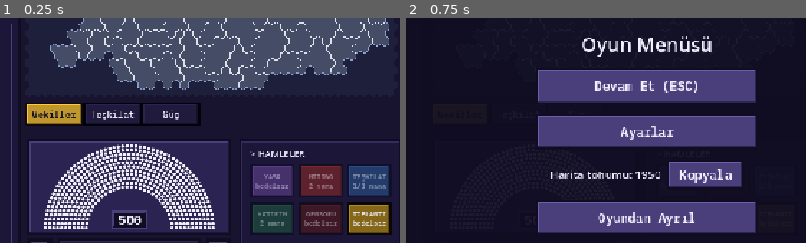
Above: before the commit, frames 1-2 (left to right).
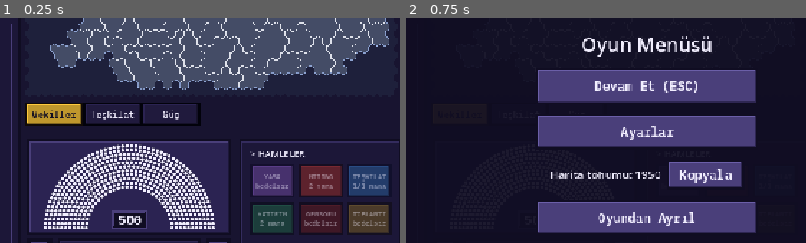
Above: after the commit, the same moments.

Repository: TriQue06/siyaset_oyunu_test_experimental
Game: Godot game, scene res://scenes/GameScreen.tscn
The game is run twice, just before and just after one commit, with the same random seed, the same clock (stepped at 60 frames per second) and the same inputs. This scene is started directly instead of the project's main scene. Sound files missing from this copy of the repository are replaced by a short silence.
Inputs:
- Up to frame 1 (0.25 s): no input
- Up to frame 2 (0.75 s): click "Menü" at 0.5 s
The pictures show only the part of the screen within x 20-70%, y 22-72%; the shares and areas given below are measured in that part.

The runs differ from the first frame. In frame 1, 1.7% of the frame differs, in the area x 86-98%, y 81-97%; in frame 2, less than 0.1%.

Commit message:
Sürüm 0.0.107: TOPLANTI düğmesi sıra sendeyken açık, konuşunca söner
Co-Authored-By: Claude Opus 5.5 <noreply@anthropic.com>

Diff:
--- a/siyaset-oyunu/project.godot
+++ b/siyaset-oyunu/project.godot
@@ -11,7 +11,7 @@
 [application]
 
 config/name="Siyaset Oyunu"
-config/version="0.0.106"
+config/version="0.0.107"
 run/main_scene="res://scenes/Lobby.tscn"
 config/quit_on_go_back=false
 config/features=PackedStringArray("4.7", "Forward Plus")
--- a/siyaset-oyunu/scripts/game_screen.gd
+++ b/siyaset-oyunu/scripts/game_screen.gd
@@ -2308,7 +2308,7 @@
 	_invest_button.pressed.connect(_on_invest_button_pressed)
 	_censure_button = _action_button("GENSORU", GameRules.cost_text(GameRules.CENSURE_MANA_COST), UiTheme.RED_DARK)
 	_censure_button.pressed.connect(_on_censure_button_pressed)
-	# GRUP TOPLANTISI: bedelsiz hamle, düğme her zaman açık (sırada 1 konuşma).
+	# GRUP TOPLANTISI: bedelsiz hamle; sıra sendeyken açık, sırada bir kez.
 	_speech_button = _action_button("TOPLANTI", "bedelsiz", UiTheme.GOLD_DIM)
 	_speech_button.tooltip_text = "Meclis grup toplantısı: bir görüşü savun, partin yarım adım kayar. Bedelsiz, sırada bir kez."
 	_speech_button.pressed.connect(_on_speech_button_pressed)
@@ -2361,6 +2361,9 @@
 	# disabled kullanılmıyor: pasif butona dokununca neden olmadığı uyarı olarak çıksın.
 	_law_button.modulate.a = 1.0 if law_ok else 0.45
 	_org_button.modulate.a = 1.0 if org_ok or _pending_org else 0.45
+	# TOPLANTI: sıra sendeyken bedelsiz açık; sırada bir kez (konuşunca söner).
+	if _speech_button != null:
+		_speech_button.modulate.a = 1.0 if CardManager.can_act() and CardManager.needs_speech(me) else 0.45
 
 func _build_agenda_banner() -> void:
 	_agenda_banner = PanelContainer.new()
Not shown, changed: siyaset-oyunu/export_presets.cfg
